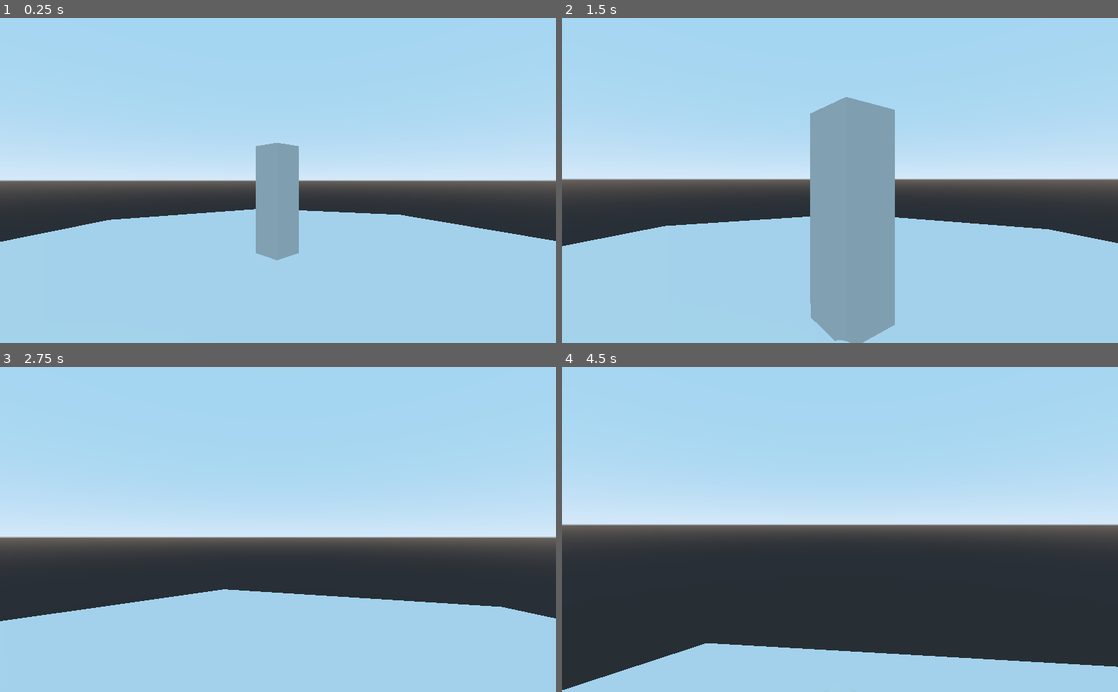
Above: before the commit, frames 1-4 (two rows, left to right).
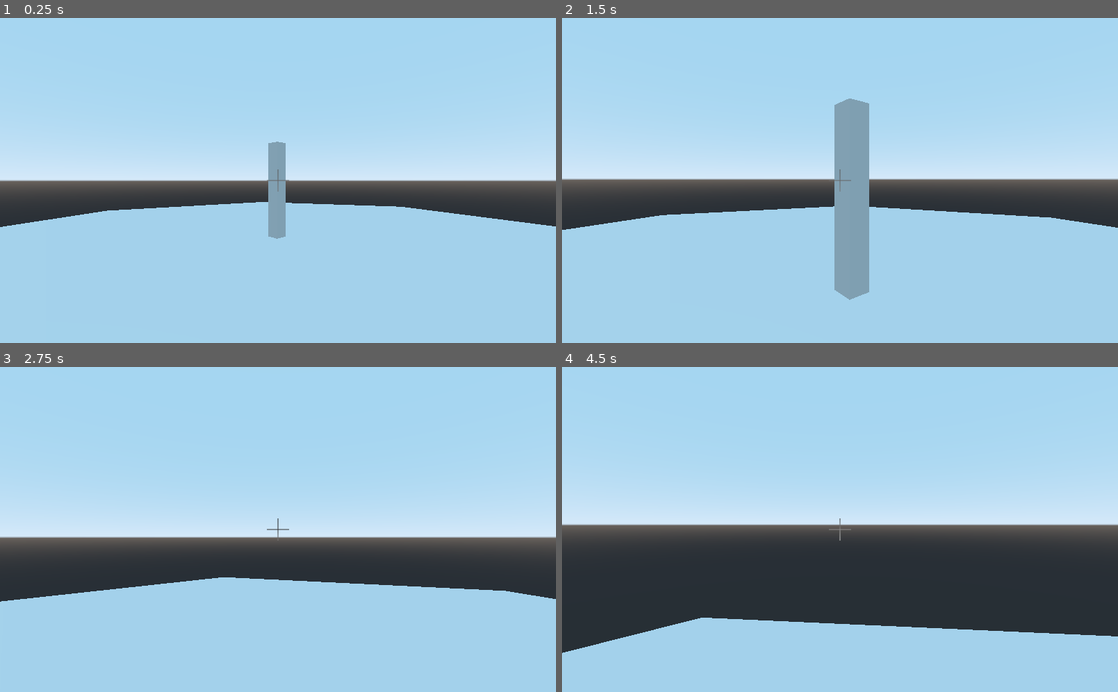
Above: after the commit, the same moments.

Repository: spicyfinish/game
Game: Godot game, scene res://Game.tscn
The game is run twice, just before and just after one commit, with the same random seed, the same clock (stepped at 60 frames per second) and the same inputs.
Inputs (mouse positions are in pixels of both pictures, inside the frame that each line leads up to):
- Up to frame 1 (0.25 s): no input
- Up to frame 2 (1.5 s): tap Enter at 0.5 s; move the mouse to (867, 180) at 0.52 s; press the mouse at (867, 180) at 0.53 s; hold W (move_forward) from 0.53 s (still down); move the mouse to (812, 180) at 1.27 s; release the mouse at (812, 180) at 1.28 s; click (812, 180) at 1.35 s
- Up to frame 3 (2.75 s): keep holding W (move_forward); move the mouse to (289, 523) at 2.02 s; press the mouse at (289, 523) at 2.03 s
- Up to frame 4 (4.5 s): move the mouse to (834, 536) at 2.77 s; release the mouse at (834, 536) at 2.78 s; click (834, 536) at 2.85 s; move the mouse to (878, 532) at 3.52 s; press the mouse at (878, 532) at 3.53 s; tap Escape (ui_cancel) at 4.15 s; move the mouse to (673, 480) at 4.27 s; release W (move_forward) at 4.28 s; release the mouse at (673, 480) at 4.28 s; hold A (move_left) from 4.28 s (still down); click (673, 480) at 4.35 s

The runs differ from the first frame. In frame 1, 4.6% of the frame differs, in the area x 0-100%, y 38-75%; in frame 2, 10%, in the area x 0-100%, y 24-100%; in frame 3, 4.7%; in frame 4, 8.9%.

Commit message:
Mark the viewport's centre

Diff:
--- a/Game.gd
+++ b/Game.gd
@@ -1,4 +1,7 @@
 extends Node
+
+signal paused
+signal resumed
 
 func _ready():
 	$PauseScreen.visible = false
@@ -8,8 +11,10 @@
 		Input.mouse_mode = Input.MOUSE_MODE_VISIBLE
 		get_tree().paused = true
 		$PauseScreen.visible = true
+		emit_signal("paused")
 
 	if event.is_action_pressed("click") and get_tree().paused == true:
 		Input.mouse_mode = Input.MOUSE_MODE_CAPTURED
 		get_tree().paused = false
 		$PauseScreen.visible = false
+		emit_signal("resumed")
--- a/Game.tscn
+++ b/Game.tscn
@@ -32,3 +32,6 @@
 margin_bottom = 29.5
 text = "Paused"
 align = 1
+
+[connection signal="paused" from="." to="World" method="_on_Game_paused"]
+[connection signal="resumed" from="." to="World" method="_on_Game_resumed"]
--- a/Player.tscn
+++ b/Player.tscn
@@ -8,9 +8,8 @@
 radius = 0.75
 height = 1.25
 
-[sub_resource type="CapsuleMesh" id=2]
-radius = 0.75
-mid_height = 1.25
+[sub_resource type="CubeMesh" id=4]
+size = Vector3( 0.3, 0.15, 0.3 )
 
 [node name="Player" type="KinematicBody"]
 script = ExtResource( 1 )
@@ -18,16 +17,17 @@
 [node name="Head" type="Spatial" parent="."]
 
 [node name="Camera" type="Camera" parent="Head"]
-transform = Transform( 1, 0, 0, 0, 1, 0, 0, 0, 1, 0, 1, 0.134263 )
+transform = Transform( 1, 0, 0, 0, 1, 0, 0, 0, 1, 0, 1.8, 0 )
 
-[node name="MeshInstance" type="MeshInstance" parent="Head"]
-transform = Transform( 0.113565, 0, 0, 0, -4.96409e-09, 0.113565, 0, -0.743904, -3.25171e-08, 0, 0, -0.393088 )
+[node name="Pointer" type="MeshInstance" parent="Head"]
+transform = Transform( 0.113565, 0, 0, 0, -4.96409e-09, 0.113565, 0, -0.743904, -3.25171e-08, 0, 0.663748, -0.393088 )
+visible = false
 mesh = SubResource( 3 )
 
 [node name="CollisionShape" type="CollisionShape" parent="."]
-transform = Transform( 1, 0, 0, 0, -4.37114e-08, -1, 0, 1, -4.37114e-08, 0, 0, 0 )
+transform = Transform( 1, 0, 0, 0, -4.37114e-08, -1, 0, 1, -4.37114e-08, 0, 1.376, 0 )
 shape = SubResource( 1 )
 
-[node name="MeshInstance" type="MeshInstance" parent="."]
-transform = Transform( 1, 0, 0, 0, -4.37114e-08, -1, 0, 1, -4.37114e-08, 0, 0, 0 )
-mesh = SubResource( 2 )
+[node name="Foot" type="MeshInstance" parent="."]
+transform = Transform( 1, 0, 0, 0, 1, 0, 0, 0, 1, 0, 0.075, 0 )
+mesh = SubResource( 4 )
--- a/World.tscn
+++ b/World.tscn
@@ -1,13 +1,19 @@
-[gd_scene load_steps=6 format=2]
+[gd_scene load_steps=8 format=2]
 
 [ext_resource path="res://Player.tscn" type="PackedScene" id=1]
 
 [sub_resource type="GDScript" id=8]
 script/source = "extends Spatial
+
+func _on_Game_paused():
+	$Crosshair.visible = false
+
+func _on_Game_resumed():
+	$Crosshair.visible = true
 "
 
 [sub_resource type="CubeMesh" id=5]
-size = Vector3( 1, 4, 1 )
+size = Vector3( 0.4, 3, 0.4 )
 
 [sub_resource type="CylinderMesh" id=6]
 top_radius = 12.0
@@ -18,23 +24,67 @@
 [sub_resource type="ConcavePolygonShape" id=7]
 data = PoolVector3Array( 0, 0.5, 12, 9.382, 0.5, 7.4819, 0, 0.3, 12, 9.382, 0.5, 7.4819, 9.382, 0.3, 7.4819, 0, 0.3, 12 …(5184 unchanged characters)…
 
+[sub_resource type="Shader" id=9]
+code = "shader_type canvas_item;
+
+void fragment() {
+	vec4 screenColor = textureLod(SCREEN_TEXTURE, SCREEN_UV, 3.0);
+	float brightness = (screenColor.r + screenColor.g + screenColor.b) / 3.0;
+	vec4 color = vec4(brightness, brightness, brightness, 1.0);
+	COLOR = vec4(1.0 - color.rgb, 1.0);
+}"
+
+[sub_resource type="ShaderMaterial" id=10]
+shader = SubResource( 9 )
+
 [node name="World" type="Spatial"]
 script = SubResource( 8 )
 
 [node name="Player" parent="." instance=ExtResource( 1 )]
-transform = Transform( -0.707107, 0, -0.707107, 0, 1, 0, 0.707107, 0, -0.707107, -5.30258, 2.05334, -5.26942 )
+transform = Transform( -0.707107, 0, -0.707107, 0, 1, 0, 0.707107, 0, -0.707107, -5.296, 0, -5.257 )
 
 [node name="Pylon" type="MeshInstance" parent="."]
-transform = Transform( 1, 0, 0, 0, 1, 0, 0, 0, 1, 0, 2, 0 )
+transform = Transform( 1, 0, 0, 0, 1, 0, 0, 0, 1, 0, 1.5, 0 )
 mesh = SubResource( 5 )
 
 [node name="AudioStreamPlayer3D" type="AudioStreamPlayer3D" parent="Pylon"]
 autoplay = true
 
 [node name="Ground" type="MeshInstance" parent="."]
+transform = Transform( 1, 0, 0, 0, 1, 0, 0, 0, 1, 0, -0.5, 0 )
 mesh = SubResource( 6 )
 
 [node name="StaticBody" type="StaticBody" parent="Ground"]
 
 [node name="CollisionShape" type="CollisionShape" parent="Ground/StaticBody"]
 shape = SubResource( 7 )
+
+[node name="Crosshair" type="Control" parent="."]
+modulate = Color( 1, 1, 1, 0.498039 )
+material = SubResource( 10 )
+anchor_right = 1.0
+anchor_bottom = 1.0
+
+[node name="Vertical" type="ColorRect" parent="Crosshair"]
+use_parent_material = true
+anchor_left = 0.5
+anchor_top = 0.5
+anchor_right = 0.5
+anchor_bottom = 0.5
+margin_left = -1.0
+margin_top = -20.0
+margin_right = 1.0
+margin_bottom = 20.0
+color = Color( 0, 0, 0, 1 )
+
+[node name="Horizontal" type="ColorRect" parent="Crosshair"]
+use_parent_material = true
+anchor_left = 0.5
+anchor_top = 0.5
+anchor_right = 0.5
+anchor_bottom = 0.5
+margin_left = -20.0
+margin_top = -1.0
+margin_right = 20.0
+margin_bottom = 1.0
+color = Color( 0, 0, 0, 1 )
